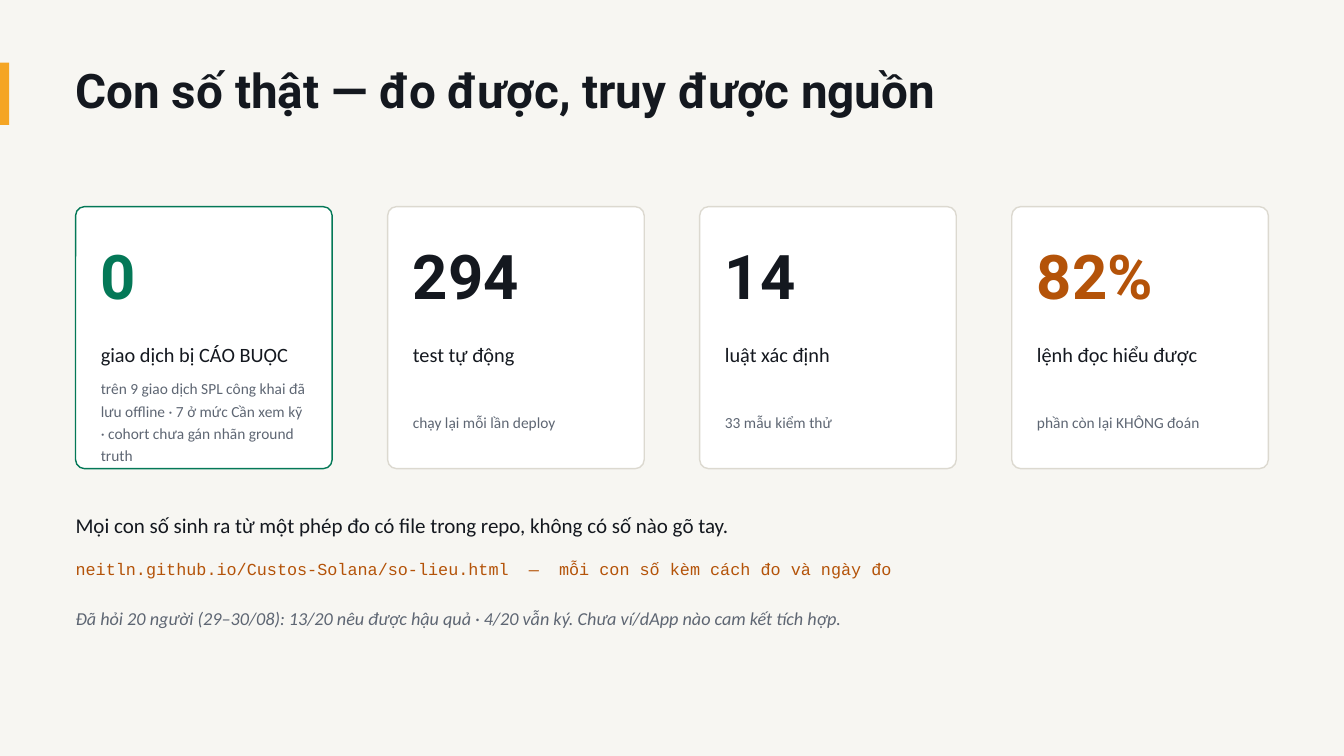
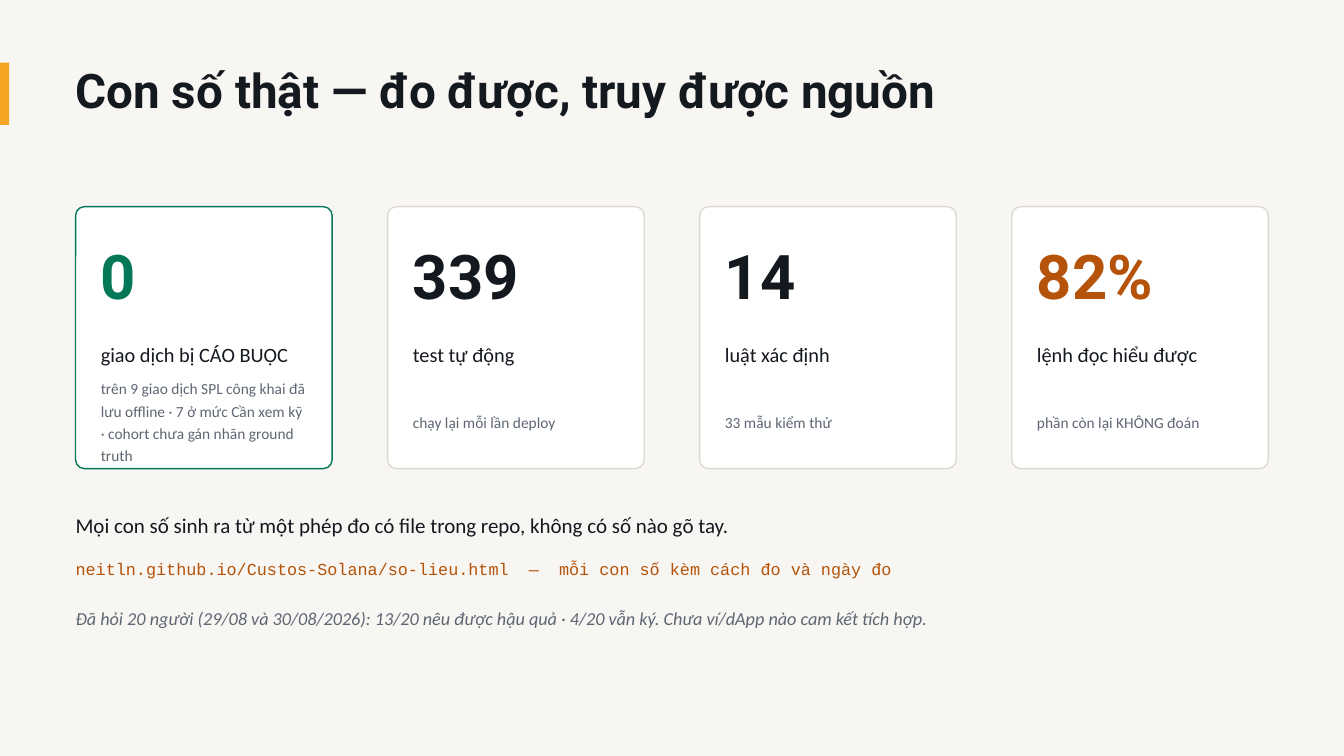
Before and after one commit to NeitLN/Custos-Solana, a slide deck: slide 9 of docs/nop-bai/CUSTOS-PITCH.pptx. Drawn at 1344x756 pixels with LibreOffice and Linux fonts; fonts in the diff are those of the drawing. Boxes give left, top, right and bottom in pixels: in the first picture for what was removed or moved away, otherwise in the second. Text is boxed around its words. In the diff, an @@ line names an element or a change of style, - is before the commit and + after.

```diff
--- a/docs/nop-bai/CUSTOS-PITCH.pptx
+++ b/docs/nop-bai/CUSTOS-PITCH.pptx
@@ text at (413,254,519,300): text changed @@
-294
+339
@@ text at (76,610,926,628): text changed @@
-Đã hỏi 20 người (29–30/08): 13/20 nêu được hậu quả · 4/20 vẫn ký. Chưa ví/dApp nào cam kết tích hợp.
+Đã hỏi 20 người (29/08 và 30/08/2026): 13/20 nêu được hậu quả · 4/20 vẫn ký. Chưa ví/dApp nào cam kết tích hợp.
```
Also in this commit, not shown: 8 other files.
